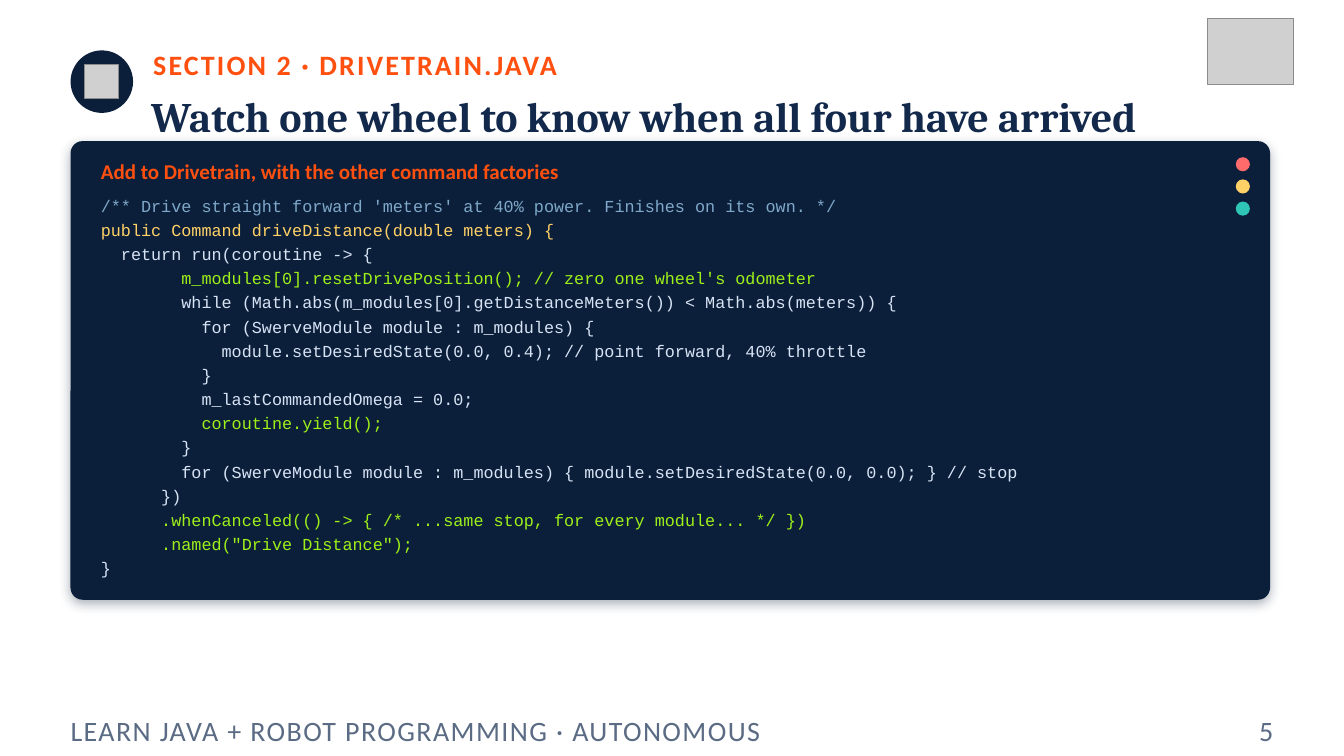
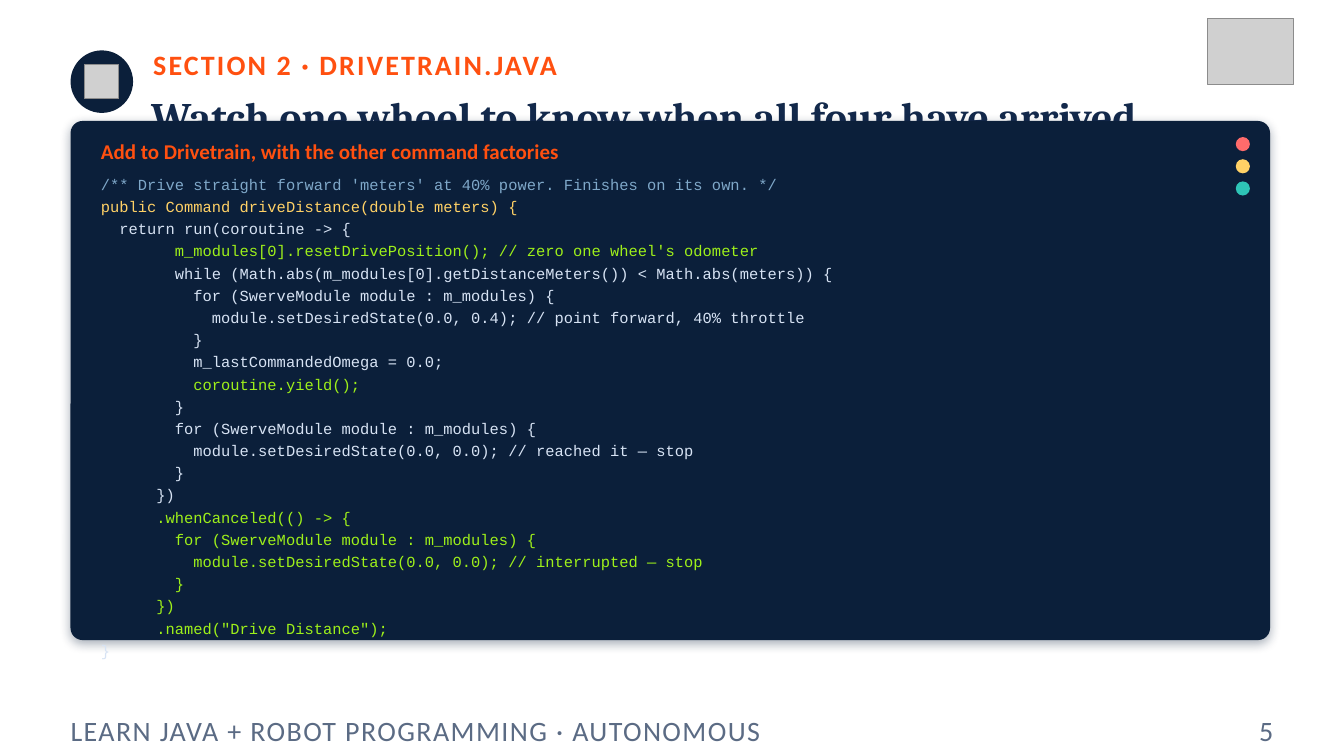
Before and after one commit to FRC5010/BasicRobotLessons, a slide deck: slide 5 of docs/presentations/v3/09-autonomous.pptx. Drawn at 1344x756 pixels with LibreOffice and Linux fonts; fonts in the diff are those of the drawing; grey boxes stand for pictures. Boxes give left, top, right and bottom in pixels: in the first picture for what was removed or moved away, otherwise in the second. Text is boxed around its words. In the diff, an @@ line names an element or a change of style, - is before the commit and + after.

```diff
--- a/docs/presentations/v3/09-autonomous.pptx
+++ b/docs/presentations/v3/09-autonomous.pptx
@@ rounded rectangle: place and size @@
-rounded rectangle at [71,141,1270,600]
+rounded rectangle at [71,121,1270,640]
@@ rounded rectangle at [71,121,1270,640]: proportions changed @@
@@ text at [101,179,813,393]: size 12 to 11 pt in "/** Drive straight forward 'meters' at 40% ...", "public Command driveDistance(double meters) {", "return run(coroutine -> {", "m_modules[0].resetDrivePosition(); // zero one wheel's odome ..." and 10 more places @@
@@ text "/** Drive straight forward 'meters' ...": place and size @@
-text "/** Drive straight forward 'meters' ..." at [101,200,1017,554]
+text "/** Drive straight forward 'meters' ..." at [101,179,813,570]
@@ 3 ellipses, 1 text: place and size @@
-3 ellipses, 1 text at [101,157,1250,216]
+3 ellipses, 1 text at [101,137,1250,196]
@@ text at [175,423,693,459]: text changed; size 12 to 11 pt @@
-for (SwerveModule module : m_modules) { module.setDesiredState(0.0, 0.0); } // stop
+for (SwerveModule module : m_modules) {
+module.setDesiredState(0.0, 0.0); // reached it — stop
+}
@@ text at [156,512,703,570]: text changed; size 12 to 11 pt @@
-.whenCanceled(() -> { /* ...same stop, for every module... */ })
+.whenCanceled(() -> {
+for (SwerveModule module : m_modules) {
+module.setDesiredState(0.0, 0.0); // interrupted — stop
+}
+})
```
Also in this commit, not shown: 2 other slides changed, 2 other files.
